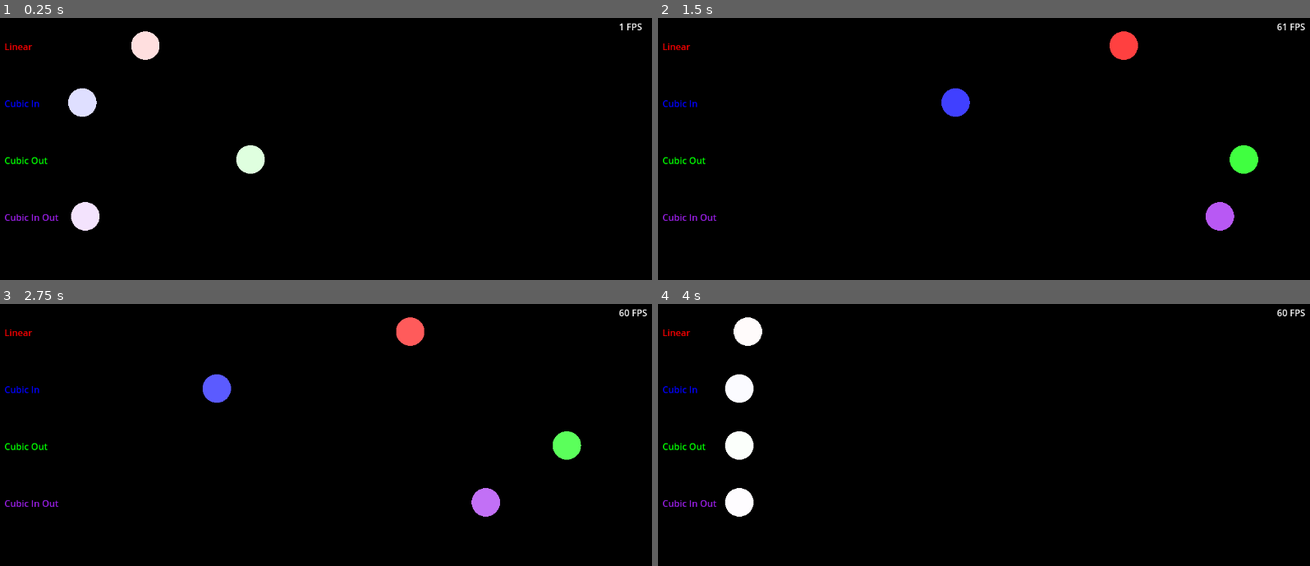
Above: before the commit, frames 1-4 (two rows, left to right).
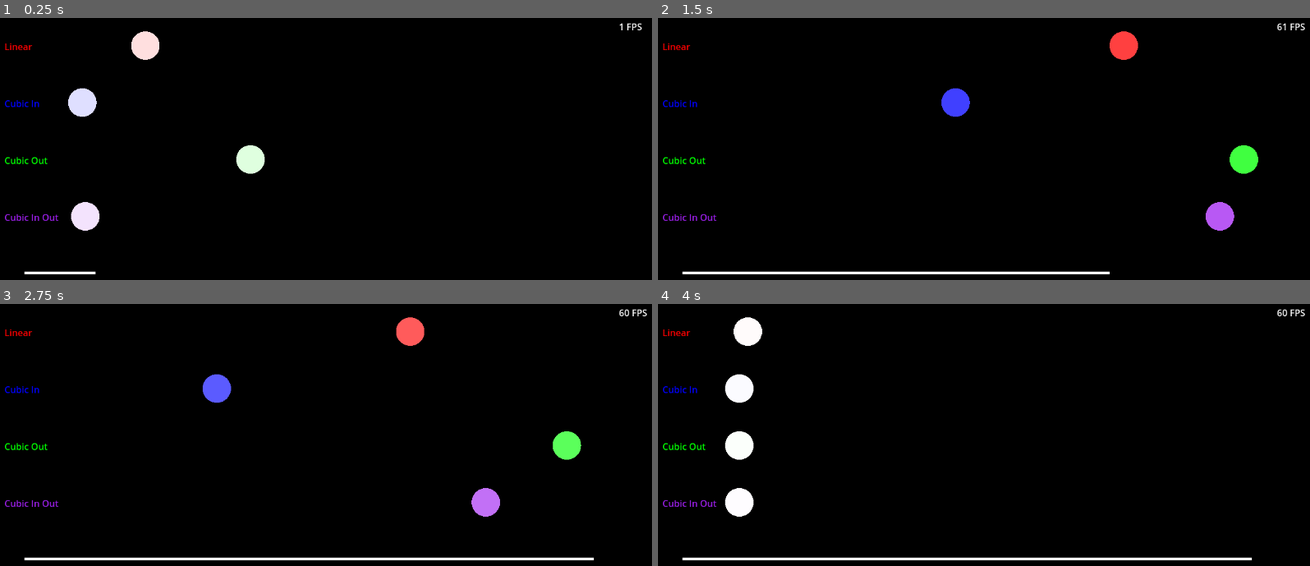
Above: after the commit, the same moments.

Repository: MagikBased/Libre-Shapes-and-Graphs
Game: Godot game, scene res://Scenes/main.tscn
Same seed, same stepped clock (60 frames per second), same inputs: the game is played once before the commit and once after it.
Inputs:
- Up to frame 1 (0.25 s): no input
- Up to frame 2 (1.5 s): no input
- Up to frame 3 (2.75 s): no input
- Up to frame 4 (4 s): no input

The runs differ from the first frame. In frame 1, 0.1% of the frame differs, in the area x 3-15%, y 96-98%; in frame 2, 0.8%; in frame 3, 1.1%, in the area x 3-92%, y 96-98%; in frame 4, 1.1%.

Commit message:
finished line functionality

Diff:
--- a/Scripts/Circle.gd
+++ b/Scripts/Circle.gd
@@ -1,6 +1,5 @@
 class_name Circle
 extends Shape
 
-
 func _draw():
 	draw_circle(Vector2.ZERO, size.x / 2, color)
--- a/Scripts/FPSLabel.gd
+++ b/Scripts/FPSLabel.gd
@@ -1,9 +1,6 @@
 extends Label
 
-
-# Reference to the label
 @onready var fps_label = $"."
 
 func _process(_delta):
-	# Display the current FPS rounded to no decimal places.
 	fps_label.text = str(int(Engine.get_frames_per_second())) + " FPS"
--- /dev/null
+++ b/Scripts/Line.gd
@@ -0,0 +1,43 @@
+class_name Line
+extends Node2D
+
+enum LineType { LINEAR, CUBIC }
+
+var start_point : Vector2
+var end_point : Vector2
+var temp_end_point: Vector2 #= start_point
+var linepoints:PackedVector2Array = []
+var control_point_1 : Vector2
+var control_point_2 : Vector2
+var line_type : LineType = LineType.LINEAR
+
+var test = [Vector2(800,450)]
+
+func cubic_bezier(t, p0, p1, p2, p3):
+	var u = 1 - t
+	var tt = t * t
+	var uu = u * u
+	var uuu = uu * u
+	var ttt = tt * t
+	var p = uuu * p0
+	p += 3 * uu * t * p1
+	p += 3 * u * tt * p2
+	p += ttt * p3
+	return p
+
+func _ready():
+	pass
+
+func _process(_delta):
+	queue_redraw()
+
+func _draw():
+	draw_line(Vector2(linepoints[0]),Vector2(linepoints[1]),Color.WHITE,5)
+#	if linepoints.size() > 1:
+#		for i in range(linepoints.size()-1):
+#			print(i)
+#			draw_line(linepoints[i],linepoints[i+1],Color.WHITE,1)
+#			print(linepoints[i],linepoints[i+1])
+	#else:
+		#draw_line(start_point,end_point,Color.WHITE,1)
+	#draw_line(start_point,temp_end_point,Color.WHITE,1,true)
--- /dev/null
+++ b/Scripts/LineDraw.gd
@@ -0,0 +1,38 @@
+class_name LineDraw
+extends Node
+
+enum LineType { LINEAR, CUBIC }
+
+var duration : float = 2.0
+var elapsed_line = 0.0
+var start_point : Vector2
+var end_point : Vector2
+
+var target: Node2D
+
+func set_target(value):
+	target = value
+	start_point = target.start_point
+
+func _ready():
+	print(start_point)
+	match target.line_type:
+		LineType.LINEAR:
+			target.linepoints = [start_point, start_point]
+		LineType.CUBIC:
+			target.linepoints = [start_point]
+
+func _process(delta):
+	if elapsed_line <= duration:
+		elapsed_line += delta
+		var t = clamp(elapsed_line / duration,0,1)
+		var new_point = start_point.lerp(target.end_point, t)
+		target.linepoints[1] = new_point
+
+#		match line_type:
+#			LineType.LINEAR:
+#				var new_point = start_point.lerp(end_point, t)
+#				self.linepoints[1] = new_point
+#			LineType.CUBIC:
+#				var new_point = cubic_bezier(t, start_point, control_point_1, control_point_2, end_point)
+#				self.linepoints.append(new_point)
--- a/Scripts/MotionController.gd
+++ b/Scripts/MotionController.gd
@@ -70,7 +70,6 @@
 	reverse_color = should_reverse
 	loop = should_loop
 
-
 func start_rainbow_lerp():
 	start_color = rainbow_colors[0]
 	current_t_index = 0
--- a/Scripts/Spawner.gd
+++ b/Scripts/Spawner.gd
@@ -8,6 +8,15 @@
 	add_child(shape)
 	return shape
 
+func spawn_line(_start_point: Vector2, _end_point: Vector2):
+	var line = load("res://Scripts/Line.gd").new()
+	line.start_point = _start_point
+	line.end_point = _end_point
+	#line.position = pos
+	add_child(line)
+	print("Line: "+str(line))
+	return line
+
 func spawn_graph(graph_type: String, pos: Vector2, data_points):
 	var graph = load("res://Scripts/" + graph_type + ".gd").new()
 	graph.position = pos
--- a/Scripts/main.gd
+++ b/Scripts/main.gd
@@ -9,6 +9,9 @@
 var circle3_mc = MotionController.new()
 var circle4 = spawner.spawn_shape("Circle", Vector2(150,350),Color.WHITE)
 var circle4_mc = MotionController.new()
+
+var line1 = spawner.spawn_line(Vector2(50,450),Vector2(1050,450))
+var line1_mc = LineDraw.new()
 
 func cubic_motion():
 	var linearLabel = Label.new()
@@ -56,13 +59,17 @@
 	circle2_mc.start_color_lerp(Color.WHITE, Color.BLUE,"Linear",true,true)
 	circle3_mc.start_color_lerp(Color.WHITE, Color.GREEN,"Linear",true,true)
 	circle4_mc.start_color_lerp(Color.WHITE, Color.PURPLE,"Linear",true,true)
-	#circle1_mc.start_rainbow_lerp()
-	#circle1_mc.start_cubic_lerp(Vector2(50,50),Vector2(250,50),Vector2(500,50),Vector2(1050,50))
-	#circle2_mc.start_cubic_lerp(Vector2(50,150),Vector2(383,150),Vector2(716,150),Vector2(1050,150))
+
+
+func lines():
+	#add_child(spawner)
+	line1_mc.set_target(line1)
+	add_child(line1_mc)
+	print("LineMC: " + str(line1_mc))
 
 func _ready():
 	cubic_motion()
-
+	lines()
 
 func _process(_delta):
 	pass
